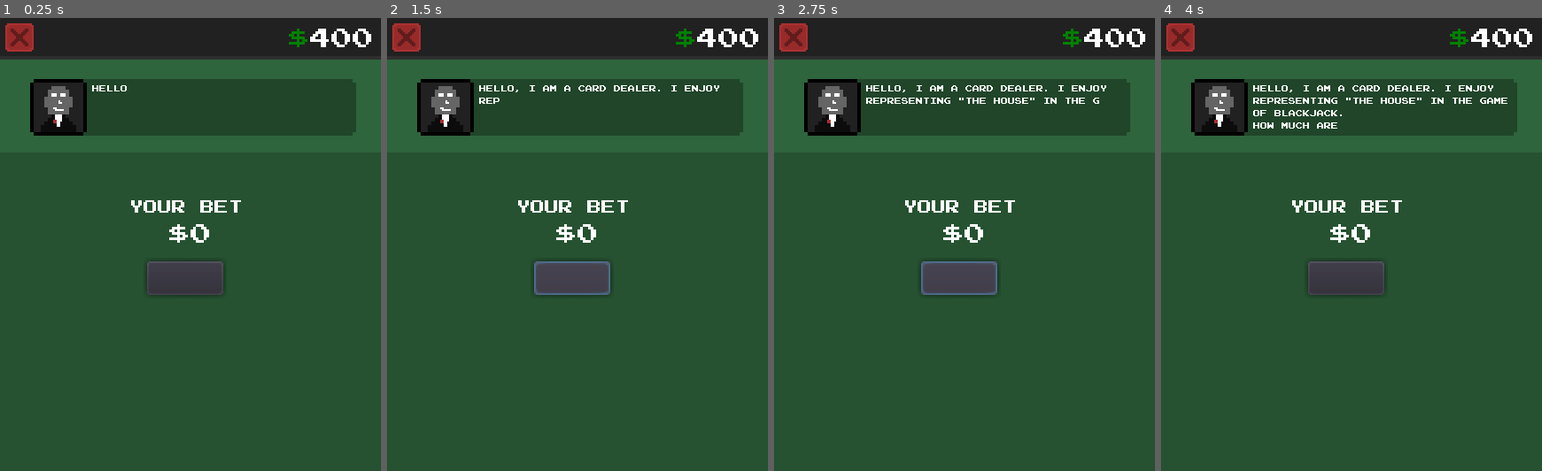
Above: before the commit, frames 1-4 (left to right).
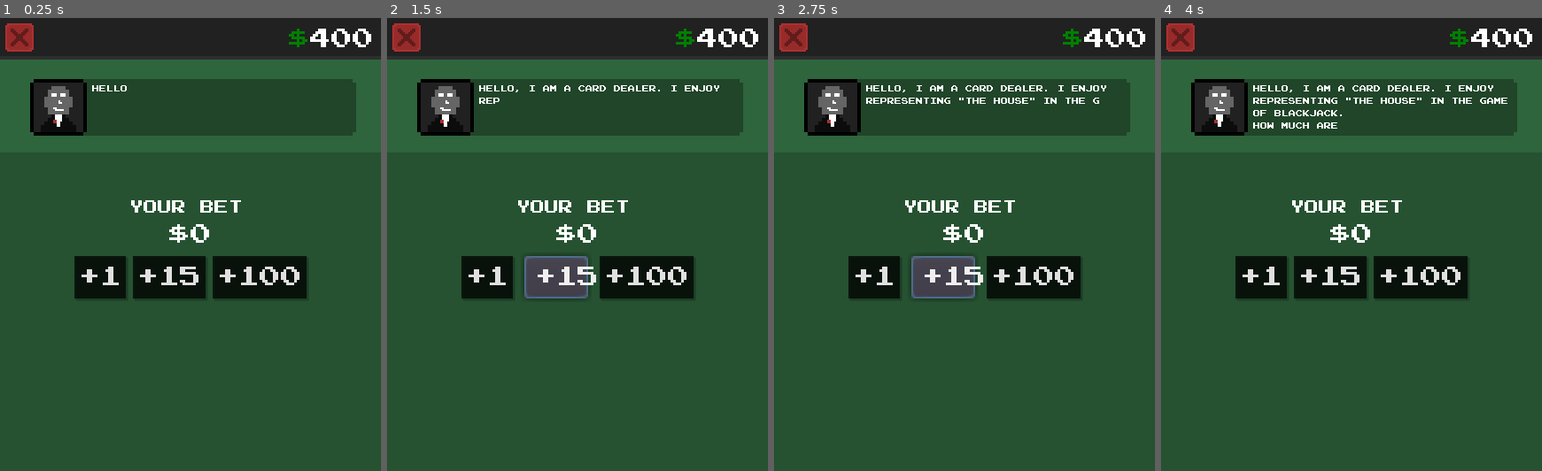
Above: after the commit, the same moments.

Repository: Ichicoro/godot-blackjack
Game: Godot game, scene res://scenes/GameView.tscn
Same seed, same stepped clock (60 frames per second), same inputs: the game is played once before the commit and once after it.
Inputs (mouse positions are in pixels of both pictures, inside the frame that each line leads up to):
- Up to frame 1 (0.25 s): no input
- Up to frame 2 (1.5 s): click (486, 276) at 0.5 s, where only the run after the commit has a clickable "+1"; click (573, 276) at 1.27 s
- Up to frame 3 (2.75 s): click (941, 276) at 2 s, where only the run after the commit has a clickable "+15"
- Up to frame 4 (4 s): click (1420, 276) at 2.75 s, where only the run after the commit has a clickable "+100"; click (1180, 36) at 3.5 s

The runs differ from the first frame. In frame 1, 5.5% of the frame differs, in the area x 19-81%, y 52-62%; in frame 2, 4.7%; in frame 3, 4.7%; in frame 4, 5.5%.
Error in both runs: Trying to assign value of type 'GridContainer' to a variable of type 'Card.gd'. (res://scripts/TableManager.gd:76)

Commit message:
Start work on the betting panel

Diff:
--- a/project.godot
+++ b/project.godot
@@ -36,6 +36,29 @@
 
 theme/use_hidpi=true
 
+[importer_defaults]
+
+texture={
+"compress/bptc_ldr": 0,
+"compress/hdr_mode": 0,
+"compress/lossy_quality": 0.7,
+"compress/mode": 0,
+"compress/normal_map": 0,
+"detect_3d": true,
+"flags/anisotropic": false,
+"flags/filter": false,
+"flags/mipmaps": false,
+"flags/repeat": 0,
+"flags/srgb": 2,
+"process/HDR_as_SRGB": false,
+"process/fix_alpha_border": true,
+"process/invert_color": false,
+"process/premult_alpha": false,
+"size_limit": 0,
+"stream": false,
+"svg/scale": 1.0
+}
+
 [rendering]
 
 environment/default_environment="res://default_env.tres"
--- a/scenes/Card.tscn
+++ b/scenes/Card.tscn
@@ -4,8 +4,6 @@
 [ext_resource path="res://scripts/Card.gd" type="Script" id=2]
 [ext_resource path="res://assets/card_icons/clubs.png" type="Texture" id=3]
 [ext_resource path="res://assets/card_background.png" type="Texture" id=4]
-
-
 
 [node name="Card" type="Control"]
 anchor_right = 0.056
@@ -16,12 +14,13 @@
 __meta__ = {
 "_edit_use_anchors_": false
 }
+card_type = 1
 
 [node name="Background" type="TextureRect" parent="."]
 anchor_right = 1.0
 anchor_bottom = 1.0
 margin_top = 0.112968
-margin_right = -1.90735e-006
+margin_right = -1.90735e-06
 margin_bottom = 0.11297
 texture = ExtResource( 4 )
 __meta__ = {
@@ -45,7 +44,7 @@
 margin_bottom = 11.0
 custom_fonts/font = ExtResource( 1 )
 custom_colors/font_color = Color( 0, 0, 0, 1 )
-text = "K"
+text = "A"
 __meta__ = {
 "_edit_use_anchors_": false
 }
--- a/scenes/GameView.tscn
+++ b/scenes/GameView.tscn
@@ -13,13 +13,21 @@
 [sub_resource type="StyleBoxFlat" id=1]
 bg_color = Color( 0.184314, 0.4, 0.239216, 1 )
 
-[sub_resource type="StyleBoxFlat" id=4]
+[sub_resource type="StyleBoxFlat" id=2]
 bg_color = Color( 0, 0, 0, 0.188235 )
 
-[sub_resource type="StyleBoxFlat" id=2]
+[sub_resource type="StyleBoxFlat" id=3]
 bg_color = Color( 0, 0, 0, 0.313726 )
 
-[sub_resource type="GDScript" id=3]
+[sub_resource type="StyleBoxFlat" id=6]
+bg_color = Color( 0, 0, 0, 0.701961 )
+expand_margin_left = 5.0
+expand_margin_right = 5.0
+shadow_color = Color( 0, 0, 0, 0.239216 )
+shadow_size = 1
+shadow_offset = Vector2( 2, 2 )
+
+[sub_resource type="GDScript" id=5]
 script/source = "extends Label
 
 
@@ -287,6 +295,50 @@
 "_edit_use_anchors_": false
 }
 
+[node name="RaiseButtonsContainer" type="HBoxContainer" parent="BettingPanel"]
+margin_top = 117.0
+margin_right = 430.0
+margin_bottom = 165.0
+custom_constants/separation = 18
+alignment = 1
+__meta__ = {
+"_edit_use_anchors_": false
+}
+
+[node name="1btn" type="Button" parent="BettingPanel/RaiseButtonsContainer"]
+margin_left = 89.0
+margin_right = 137.0
+margin_bottom = 48.0
+custom_styles/normal = SubResource( 6 )
+custom_fonts/font = ExtResource( 9 )
+text = "+1"
+__meta__ = {
+"_edit_use_anchors_": false
+}
+
+[node name="15btn" type="Button" parent="BettingPanel/RaiseButtonsContainer"]
+margin_left = 155.0
+margin_right = 227.0
+margin_bottom = 48.0
+custom_styles/normal = SubResource( 6 )
+custom_fonts/font = ExtResource( 9 )
+text = "+15"
+__meta__ = {
+"_edit_use_anchors_": false
+}
+
+[node name="100btn" type="Button" parent="BettingPanel/RaiseButtonsContainer"]
+margin_left = 245.0
+margin_right = 341.0
+margin_bottom = 48.0
+custom_styles/normal = SubResource( 6 )
+custom_fonts/font = ExtResource( 9 )
+custom_constants/hseparation = 0
+text = "+100"
+__meta__ = {
+"_edit_use_anchors_": false
+}
+
 [node name="TopBar" parent="." instance=ExtResource( 5 )]
 
 [node name="Dealer" type="Control" parent="."]
@@ -340,13 +392,4 @@
 [node name="TextTimer" type="Timer" parent="Dealer"]
 wait_time = 0.05
 autostart = true
-
-[node name="Button" type="Button" parent="."]
-margin_left = 166.0
-margin_top = 275.0
-margin_right = 252.0
-margin_bottom = 313.0
-__meta__ = {
-"_edit_use_anchors_": false
-}
 [connection signal="timeout" from="Dealer/TextTimer" to="Dealer/DealerText" method="_on_TextTimer_timeout"]
Binary file added: assets/btn_9patch.png
Not shown, added: assets/btn_9patch.png.import
Binary file added: assets/dark_button.png
Not shown, added: assets/dark_button.png.import
Not shown: 6 places in scenes/GameView.tscn that only renumber resources
